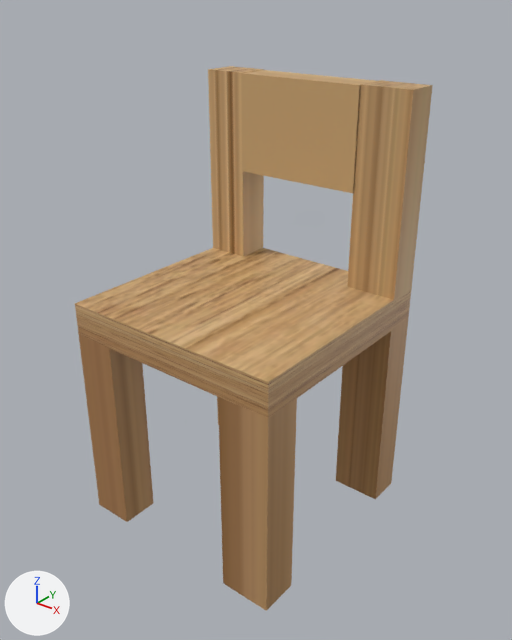
One commit to the glTF model assets/img/Asset_AR/Glb/kursi3.glb: the scene before it, then after it.
Rendered twice from a 50 mm lens placed at (1.477, -1.475, 1.094), pointed at (0.56, -0.328, 0.383). Every picture has the same lights, and +X, +Y and +Z are marked at lower left. Where no turn or scale is listed for an object, it has been applied to the vertices. Vertices at the same position are counted once.
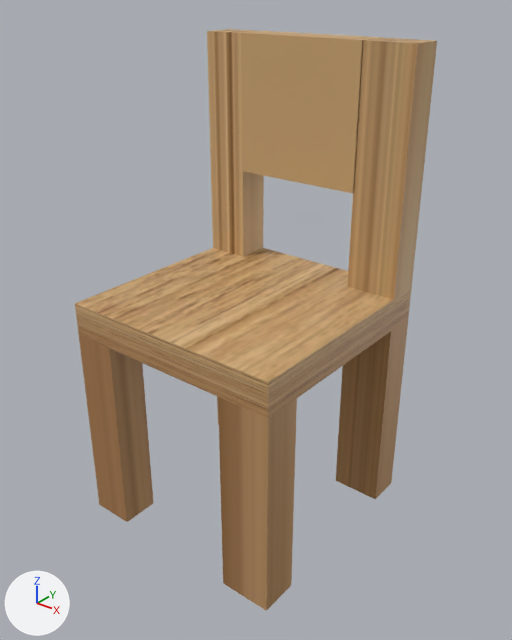
The newer file is also rescaled (x1.875), turned or shifted as a whole; pictures and numbers use the older file's frame.

The change, as a list of edits to the scene's bpy script:
```text
Change me_cube_001:
    used by ob_cube; location = (0.532, -0.327, 0.396)
    remove me_cube_001.from_pydata(...)  # 72 vertices, 140 faces; spans x -0.273..0.273, y -0.273..0.273, z -0.531..0.495
    add me_cube_001.from_pydata(...)  # 84 vertices, 164 faces; spans x -0.273..0.273, y -0.273..0.273, z -0.531..0.581
    me_cube_001 part 1
    6 faces are deleted
    4 vertices are added at (-0.168, 0.273, 0.581), (-0.168, 0.189, 0.581), (0.153, 0.273, 0.581), (0.153, 0.189, 0.581)
    8 new vertices lie (0.0, 0.0, 0.085) away from vertices in x -0.273..0.273, y 0.189..0.273, z 0.495
    30 new faces join them
```

Where the change shows, as pixel boxes [x1, y1, x2, y2] in the pictures (512 x 640 px):
'Cube', reshaped (7% taller): before [75, 66, 433, 611]; after [75, 29, 437, 611]
part 1 of me_cube_001, built on: before [210, 66, 431, 90]; after [207, 29, 437, 90]
